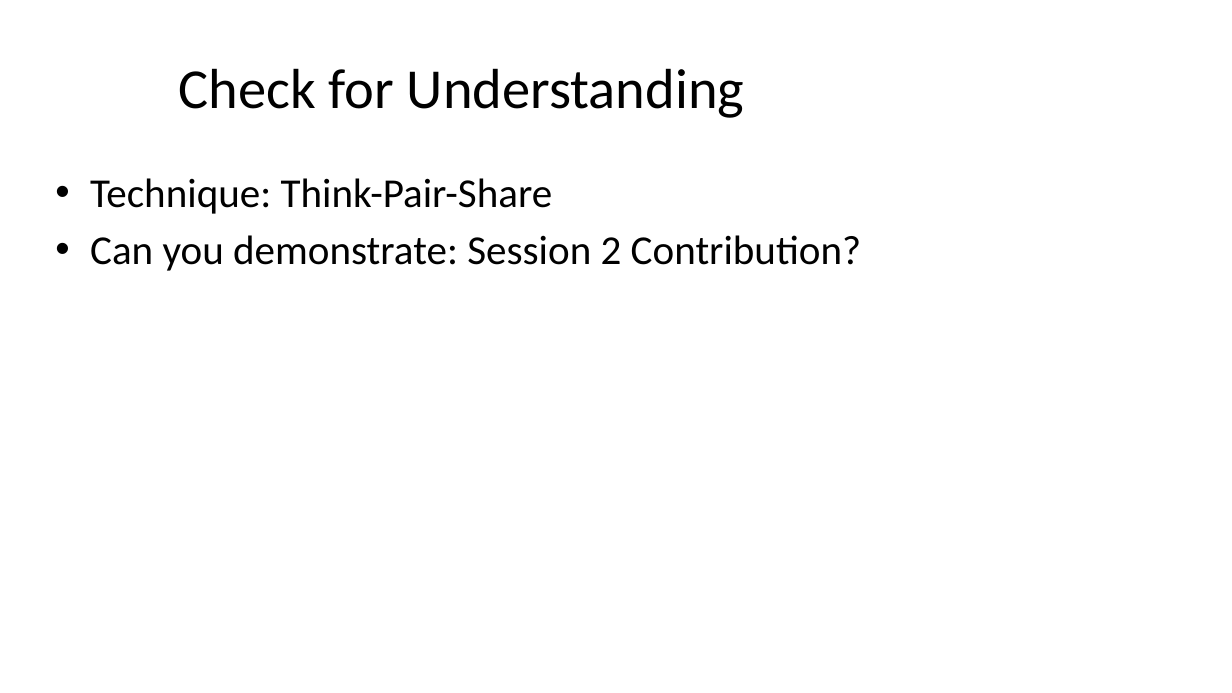
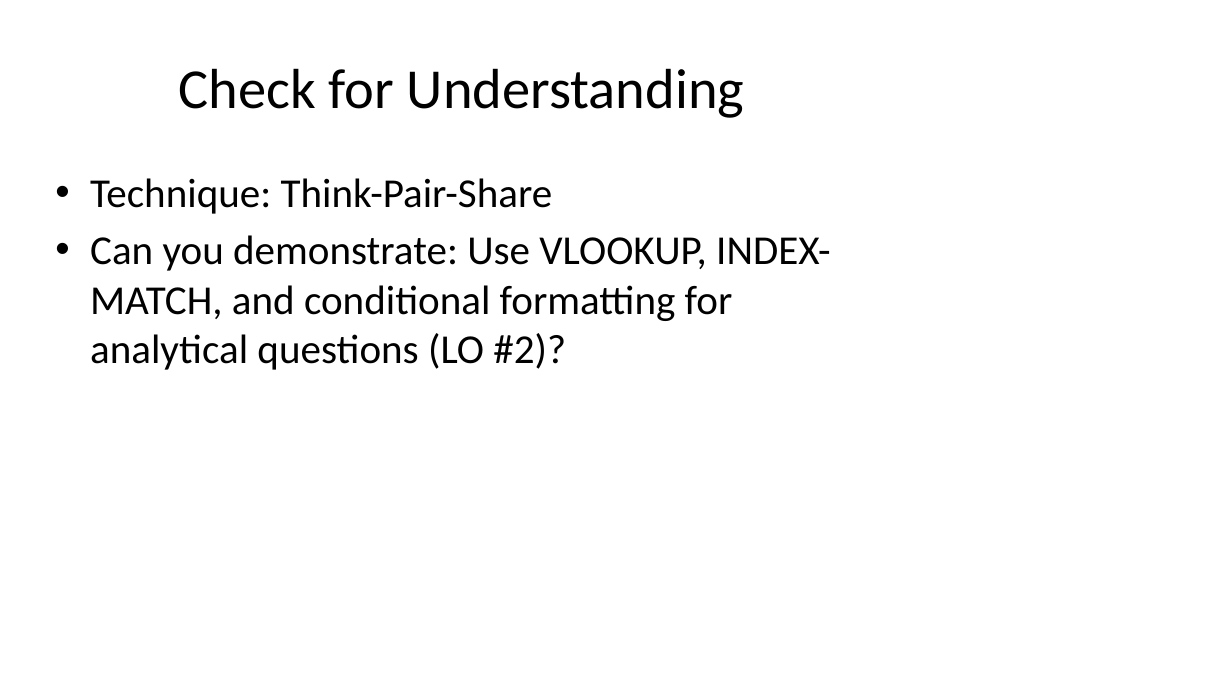
Before and after one commit to nlwtest2020/AyElSeeMoldo, a slide deck: slide 19 of curriculum-planner/output/slides/session_02_slides.pptx (slide 17 before the commit). Drawn at 1232x693 pixels with LibreOffice and Linux fonts; fonts in the diff are those of the drawing. Boxes give left, top, right and bottom in pixels: in the first picture for what was removed or moved away, otherwise in the second. Text is boxed around its words. In the diff, an @@ line names an element or a change of style, - is before the commit and + after.

```diff
--- a/curriculum-planner/output/slides/session_02_slides.pptx
+++ b/curriculum-planner/output/slides/session_02_slides.pptx
@@ text at box(90, 235, 830, 370): text changed @@
-• Can you demonstrate: Session 2 Contribution?
+• Can you demonstrate: Use VLOOKUP, INDEX-MATCH, and conditional formatting for analytical questions (LO #2)?
```
Also in this commit, not shown: 4 other slides changed, 4 slides added, 2 slides removed, 11 other files.
